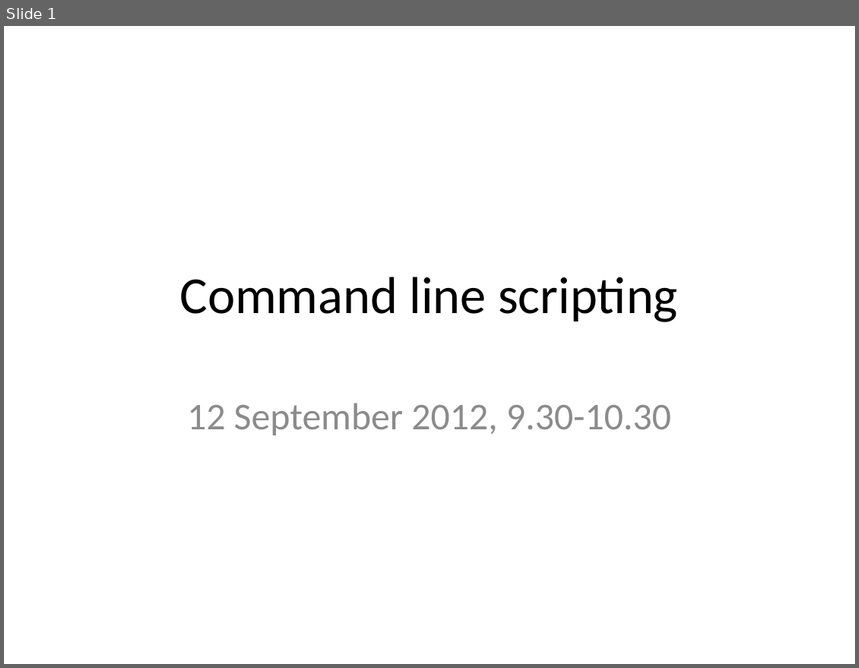
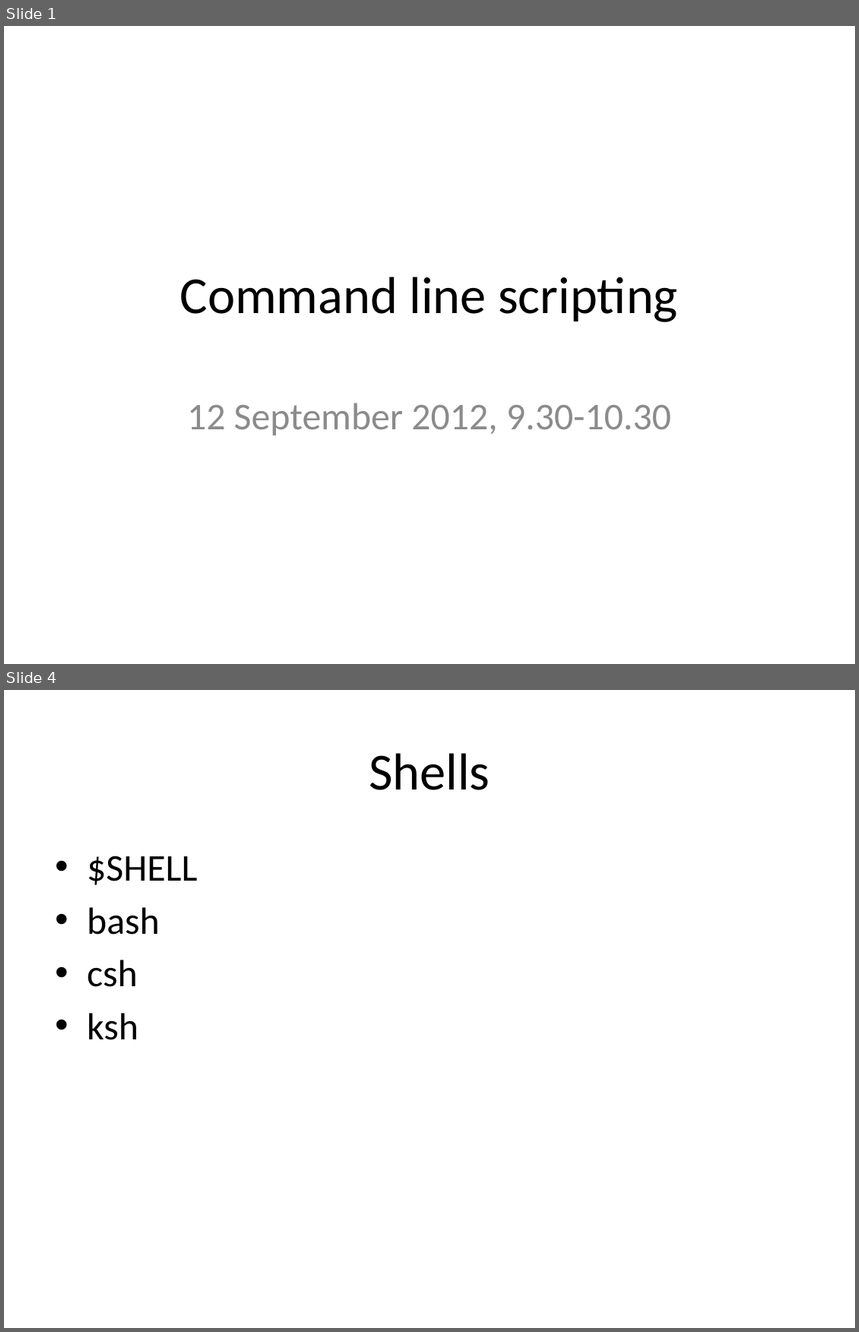
Before and after one commit to rvosa/ngs-workflows, a slide deck: doc/slides/day2/session1/CLIScripting.pptx. Shown one above the other, each under a label of ours: slide 1 before the commit, slides 1 and 4 after it; the slides between them are not shown. The pictures are 859x668 and 859x1332 pixels, drawn with LibreOffice and Linux fonts; fonts in the diff are those of the drawing. Boxes give left, top, right and bottom in pixels: in the first picture for what was removed or moved away, otherwise in the second. Text is boxed around its words. In the diff, an @@ line names an element or a change of style, - is before the commit and + after.

Commit message:
added slide titles for all slides

```diff
--- a/doc/slides/day2/session1/CLIScripting.pptx
+++ b/doc/slides/day2/session1/CLIScripting.pptx
@@ slide 4 added at bbox=[4, 690, 855, 1328], background #FFFFFF @@
@@ title added at bbox=[369, 753, 490, 790], 44 pt, text #000000 @@
+Shells
@@ text added at bbox=[87, 856, 197, 1040], 32 pt, text #000000 @@
+• $SHELL
+• bash
+• csh
+• ksh
```
Also in this commit, not shown: 11 other slides added, 15 other files.
